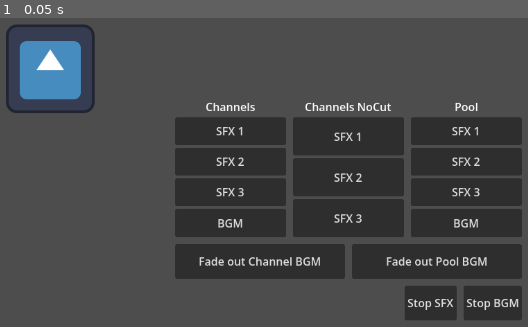
Above: before the commit, frame 1.
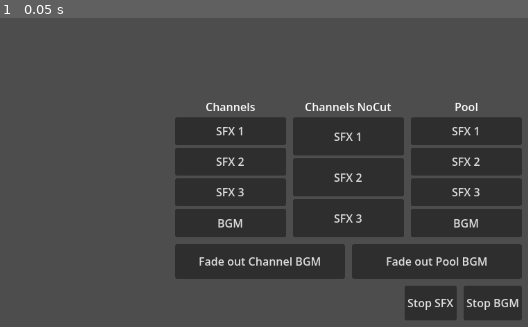
Above: after the commit, the same moment.

Repository: Oplexitie/GodotToolbox
Game: Godot game, scene res://Scenes/game.tscn
The game is run twice, just before and just after one commit, with the same random seed, the same clock (stepped at 60 frames per second) and the same inputs. The engine's default icon, where the game draws it, is replaced by a stand-in: a white triangle on a blue panel in a dark square.
Inputs:
- Up to frame 1 (0.05 s): no input

The runs differ from the first frame. In frame 1, 2.8% of the frame differs, in the area x 1-18%, y 2-31%.

Commit message:
Clean up test scripts and scenes

Diff:
--- a/Scenes/Examples/sound_test.tscn
+++ b/Scenes/Examples/sound_test.tscn
@@ -2,12 +2,11 @@
 
 [ext_resource type="Script" uid="uid://chd5tw7tmh2sc" path="res://Scripts/Examples/setup_example.gd" id="1_c23fj"]
 [ext_resource type="PackedScene" uid="uid://c5m5ygj4xug41" path="res://Scenes/UI/ui_sound_test.tscn" id="2_g08ty"]
-[ext_resource type="Texture2D" uid="uid://b7lke8ma5l3u2" path="res://icon.svg" id="3_4odsf"]
+[ext_resource type="Script" uid="uid://cehnmira3e4bj" path="res://Scripts/Examples/save_test.gd" id="3_4odsf"]
 
 [node name="SoundTest" type="Node" unique_id=418510391]
 script = ExtResource("1_c23fj")
 ui_pack = ExtResource("2_g08ty")
 
-[node name="Icon" type="Sprite2D" parent="." unique_id=654976647]
-position = Vector2(146, 121)
-texture = ExtResource("3_4odsf")
+[node name="SaveTest" type="Node" parent="." unique_id=1455511979]
+script = ExtResource("3_4odsf")
--- a/Scenes/UI/ui_sound_test.tscn
+++ b/Scenes/UI/ui_sound_test.tscn
@@ -1,6 +1,5 @@
 [gd_scene format=3 uid="uid://c5m5ygj4xug41"]
 
-[ext_resource type="Script" uid="uid://cehnmira3e4bj" path="res://Scripts/Examples/save_test.gd" id="1_2ckri"]
 [ext_resource type="Script" uid="uid://beodogfo7uefw" path="res://Scripts/Examples/sound_test.gd" id="1_7tl1h"]
 [ext_resource type="AudioStream" uid="uid://dmqq17l1jm7e1" path="res://Audio/SFX/bubble_shield.wav" id="2_kwksi"]
 [ext_resource type="AudioStream" uid="uid://sry36h2ct46m" path="res://Audio/SFX/ring.wav" id="3_5oio7"]
@@ -20,7 +19,15 @@
 grow_horizontal = 2
 grow_vertical = 2
 theme_override_constants/separation = 10
-script = ExtResource("1_2ckri")
+script = ExtResource("1_7tl1h")
+sfx_list = Dictionary[String, AudioStreamWAV]({
+"Bubble": ExtResource("2_kwksi"),
+"Ring": ExtResource("3_5oio7"),
+"Spin": ExtResource("4_33ywn")
+})
+bgm_list = Dictionary[String, AudioStreamOggVorbis]({
+"Regular": ExtResource("5_mc2bf")
+})
 
 [node name="HBoxContainer" type="HBoxContainer" parent="." unique_id=1171054318]
 custom_minimum_size = Vector2(500, 200)
@@ -42,32 +49,24 @@
 size_flags_vertical = 3
 focus_mode = 0
 text = "SFX 1"
-script = ExtResource("1_7tl1h")
-audio_test = ExtResource("2_kwksi")
 
 [node name="Button2" type="Button" parent="HBoxContainer/VBoxContainer" unique_id=421905145]
 layout_mode = 2
 size_flags_vertical = 3
 focus_mode = 0
 text = "SFX 2"
-script = ExtResource("1_7tl1h")
-audio_test = ExtResource("3_5oio7")
 
 [node name="Button3" type="Button" parent="HBoxContainer/VBoxContainer" unique_id=2124371940]
 layout_mode = 2
 size_flags_vertical = 3
 focus_mode = 0
 text = "SFX 3"
-script = ExtResource("1_7tl1h")
-audio_test = ExtResource("4_33ywn")
 
 [node name="Button4" type="Button" parent="HBoxContainer/VBoxContainer" unique_id=137255904]
 layout_mode = 2
 size_flags_vertical = 3
 focus_mode = 0
 text = "BGM"
-script = ExtResource("1_7tl1h")
-audio_test2 = ExtResource("5_mc2bf")
 
 [node name="VBoxContainer3" type="VBoxContainer" parent="HBoxContainer" unique_id=1375771607]
 layout_mode = 2
@@ -83,24 +82,18 @@
 size_flags_vertical = 3
 focus_mode = 0
 text = "SFX 1"
-script = ExtResource("1_7tl1h")
-audio_test = ExtResource("2_kwksi")
 
 [node name="Button2" type="Button" parent="HBoxContainer/VBoxContainer3" unique_id=1037677828]
 layout_mode = 2
 size_flags_vertical = 3
 focus_mode = 0
 text = "SFX 2"
-script = ExtResource("1_7tl1h")
-audio_test = ExtResource("3_5oio7")
 
 [node name="Button3" type="Button" parent="HBoxContainer/VBoxContainer3" unique_id=1721659235]
 layout_mode = 2
 size_flags_vertical = 3
 focus_mode = 0
 text = "SFX 3"
-script = ExtResource("1_7tl1h")
-audio_test = ExtResource("4_33ywn")
 
 [node name="VBoxContainer2" type="VBoxContainer" parent="HBoxContainer" unique_id=106016467]
 layout_mode = 2
@@ -116,39 +109,30 @@
 size_flags_vertical = 3
 focus_mode = 0
 text = "SFX 1"
-script = ExtResource("1_7tl1h")
-audio_test = ExtResource("2_kwksi")
 
 [node name="Button2" type="Button" parent="HBoxContainer/VBoxContainer2" unique_id=621621670]
 layout_mode = 2
 size_flags_vertical = 3
 focus_mode = 0
 text = "SFX 2"
-script = ExtResource("1_7tl1h")
-audio_test = ExtResource("3_5oio7")
 
 [node name="Button3" type="Button" parent="HBoxContainer/VBoxContainer2" unique_id=1346115835]
 layout_mode = 2
 size_flags_vertical = 3
 focus_mode = 0
 text = "SFX 3"
-script = ExtResource("1_7tl1h")
-audio_test = ExtResource("4_33ywn")
 
 [node name="Button4" type="Button" parent="HBoxContainer/VBoxContainer2" unique_id=541712187]
 layout_mode = 2
 size_flags_vertical = 3
 focus_mode = 0
 text = "BGM"
-script = ExtResource("1_7tl1h")
-audio_test2 = ExtResource("5_mc2bf")
 
 [node name="HBoxContainer2" type="HBoxContainer" parent="." unique_id=1831342531]
 custom_minimum_size = Vector2(0, 50)
 layout_mode = 2
 theme_override_constants/separation = 10
 alignment = 1
-script = ExtResource("1_7tl1h")
 
 [node name="Button4" type="Button" parent="HBoxContainer2" unique_id=876785842]
 layout_mode = 2
@@ -167,7 +151,6 @@
 layout_mode = 2
 theme_override_constants/separation = 10
 alignment = 2
-script = ExtResource("1_7tl1h")
 
 [node name="Button" type="Button" parent="HBoxContainer3" unique_id=26797659]
 layout_mode = 2
@@ -179,18 +162,18 @@
 focus_mode = 0
 text = "Stop BGM"
 
-[connection signal="pressed" from="HBoxContainer/VBoxContainer/Button" to="HBoxContainer/VBoxContainer/Button" method="_on_channel_sfx"]
-[connection signal="pressed" from="HBoxContainer/VBoxContainer/Button2" to="HBoxContainer/VBoxContainer/Button2" method="_on_channel_sfx"]
-[connection signal="pressed" from="HBoxContainer/VBoxContainer/Button3" to="HBoxContainer/VBoxContainer/Button3" method="_on_channel_sfx"]
-[connection signal="pressed" from="HBoxContainer/VBoxContainer/Button4" to="HBoxContainer/VBoxContainer/Button4" method="_on_channel_track"]
-[connection signal="pressed" from="HBoxContainer/VBoxContainer3/Button" to="HBoxContainer/VBoxContainer3/Button" method="_on_channel_sfx_cut"]
-[connection signal="pressed" from="HBoxContainer/VBoxContainer3/Button2" to="HBoxContainer/VBoxContainer3/Button2" method="_on_channel_sfx_cut"]
-[connection signal="pressed" from="HBoxContainer/VBoxContainer3/Button3" to="HBoxContainer/VBoxContainer3/Button3" method="_on_channel_sfx_cut"]
-[connection signal="pressed" from="HBoxContainer/VBoxContainer2/Button" to="HBoxContainer/VBoxContainer2/Button" method="_on_pool_sfx"]
-[connection signal="pressed" from="HBoxContainer/VBoxContainer2/Button2" to="HBoxContainer/VBoxContainer2/Button2" method="_on_pool_sfx"]
-[connection signal="pressed" from="HBoxContainer/VBoxContainer2/Button3" to="HBoxContainer/VBoxContainer2/Button3" method="_on_pool_sfx"]
-[connection signal="pressed" from="HBoxContainer/VBoxContainer2/Button4" to="HBoxContainer/VBoxContainer2/Button4" method="_on_pool_track"]
-[connection signal="pressed" from="HBoxContainer2/Button4" to="HBoxContainer2" method="_on_fade_out_channel"]
-[connection signal="pressed" from="HBoxContainer2/Button3" to="HBoxContainer2" method="_on_fade_out_pool"]
-[connection signal="pressed" from="HBoxContainer3/Button" to="HBoxContainer3" method="_stop_sfx"]
-[connection signal="pressed" from="HBoxContainer3/Button2" to="HBoxContainer3" method="_stop_track"]
+[connection signal="pressed" from="HBoxContainer/VBoxContainer/Button" to="." method="_on_channel_sfx" binds= ["Bubble"]]
+[connection signal="pressed" from="HBoxContainer/VBoxContainer/Button2" to="." method="_on_channel_sfx" binds= ["Ring"]]
+[connection signal="pressed" from="HBoxContainer/VBoxContainer/Button3" to="." method="_on_channel_sfx" binds= ["Spin"]]
+[connection signal="pressed" from="HBoxContainer/VBoxContainer/Button4" to="." method="_on_channel_bgm" binds= ["Regular"]]
+[connection signal="pressed" from="HBoxContainer/VBoxContainer3/Button" to="." method="_on_channel_sfx" binds= ["Bubble", false]]
+[connection signal="pressed" from="HBoxContainer/VBoxContainer3/Button2" to="." method="_on_channel_sfx" binds= ["Ring", false]]
+[connection signal="pressed" from="HBoxContainer/VBoxContainer3/Button3" to="." method="_on_channel_sfx" binds= ["Spin", false]]
+[connection signal="pressed" from="HBoxContainer/VBoxContainer2/Button" to="." method="_on_pool_sfx" binds= ["Bubble"]]
+[connection signal="pressed" from="HBoxContainer/VBoxContainer2/Button2" to="." method="_on_pool_sfx" binds= ["Ring"]]
+[connection signal="pressed" from="HBoxContainer/VBoxContainer2/Button3" to="." method="_on_pool_sfx" binds= ["Spin"]]
+[connection signal="pressed" from="HBoxContainer/VBoxContainer2/Button4" to="." method="_on_pool_bgm" binds= ["Regular"]]
+[connection signal="pressed" from="HBoxContainer2/Button4" to="." method="_on_fade_out_channel"]
+[connection signal="pressed" from="HBoxContainer2/Button3" to="." method="_on_fade_out_pool"]
+[connection signal="pressed" from="HBoxContainer3/Button" to="." method="_stop_sfx"]
+[connection signal="pressed" from="HBoxContainer3/Button2" to="." method="_stop_track"]
--- a/Scripts/Examples/save_test.gd
+++ b/Scripts/Examples/save_test.gd
@@ -1,4 +1,4 @@
-extends VBoxContainer
+extends Node
 
 @export var is_saving: bool
 @export var is_loading: bool
--- a/Scripts/Examples/sound_test.gd
+++ b/Scripts/Examples/sound_test.gd
@@ -1,37 +1,34 @@
 extends Control
 
-@export var audio_test: AudioStreamWAV
-@export var audio_test2: AudioStreamOggVorbis
+@export var sfx_list: Dictionary[String,AudioStreamWAV]
+@export var bgm_list: Dictionary[String,AudioStreamOggVorbis]
 
-func _on_channel_sfx() -> void:
-	AudioManager2.play_sfx(audio_test,0)
+func _on_channel_sfx(sfx_key: String, override: bool = true) -> void:
+	AudioChannelManager.play_sfx(sfx_list[sfx_key],0, 0.0, override)
 
-func _on_channel_sfx_cut() -> void:
-	AudioManager2.play_sfx(audio_test,0,0.0, false)
-
-func _on_channel_track() -> void:
-	AudioManager2.play_music(audio_test2)
-
-func _on_pool_sfx() -> void:
-	AudioManager.play_sfx(audio_test)
-
-func _on_pool_track() -> void:
-	AudioManager.play_music(audio_test2)
+func _on_channel_bgm(bgm_key: String) -> void:
+	AudioChannelManager.play_music(bgm_list[bgm_key])
 
 func _on_fade_out_channel() -> void:
-	AudioManager2.fade_music(-60,2)
-	await AudioManager2.audio_music.tween.finished
-	AudioManager2.stop_music()
+	AudioChannelManager.fade_music(-60,2)
+	await AudioChannelManager.audio_music.tween.finished
+	AudioChannelManager.stop_music()
+
+func _on_pool_sfx(sfx_key: String) -> void:
+	AudioPoolManager.play_sfx(sfx_list[sfx_key])
+
+func _on_pool_bgm(bgm_key: String) -> void:
+	AudioPoolManager.play_music(bgm_list[bgm_key])
 
 func _on_fade_out_pool() -> void:
-	AudioManager.fade_music(-60,2)
-	await AudioManager.audio_music.tween.finished
-	AudioManager.stop_music()
+	AudioPoolManager.fade_music(-60,2)
+	await AudioPoolManager.audio_music.tween.finished
+	AudioPoolManager.stop_music()
 
 func _stop_sfx() -> void:
-	AudioManager.stop_sfx()
-	AudioManager2.stop_sfx()
+	AudioPoolManager.stop_sfx()
+	AudioChannelManager.stop_sfx()
 
 func _stop_track() -> void:
-	AudioManager.stop_music()
-	AudioManager2.stop_music()
+	AudioPoolManager.stop_music()
+	AudioChannelManager.stop_music()
--- a/project.godot
+++ b/project.godot
@@ -17,8 +17,8 @@
 
 [autoload]
 
-AudioManager="*res://Scripts/Autoload/Audio/AudioPool/audio_manager.gd"
-AudioManager2="*res://Scripts/Autoload/Audio/AudioChannels/audio_manager.gd"
+AudioPoolManager="*res://Scripts/Autoload/Audio/AudioPool/audio_manager.gd"
+AudioChannelManager="*res://Scripts/Autoload/Audio/AudioChannels/audio_manager.gd"
 SettingsFile="*res://Scripts/Autoload/DataFiles/Types/settings_file.gd"
 SaveFile="*res://Scripts/Autoload/DataFiles/Types/save_file.gd"
 EventBus="*res://Scripts/Autoload/event_bus.gd"
